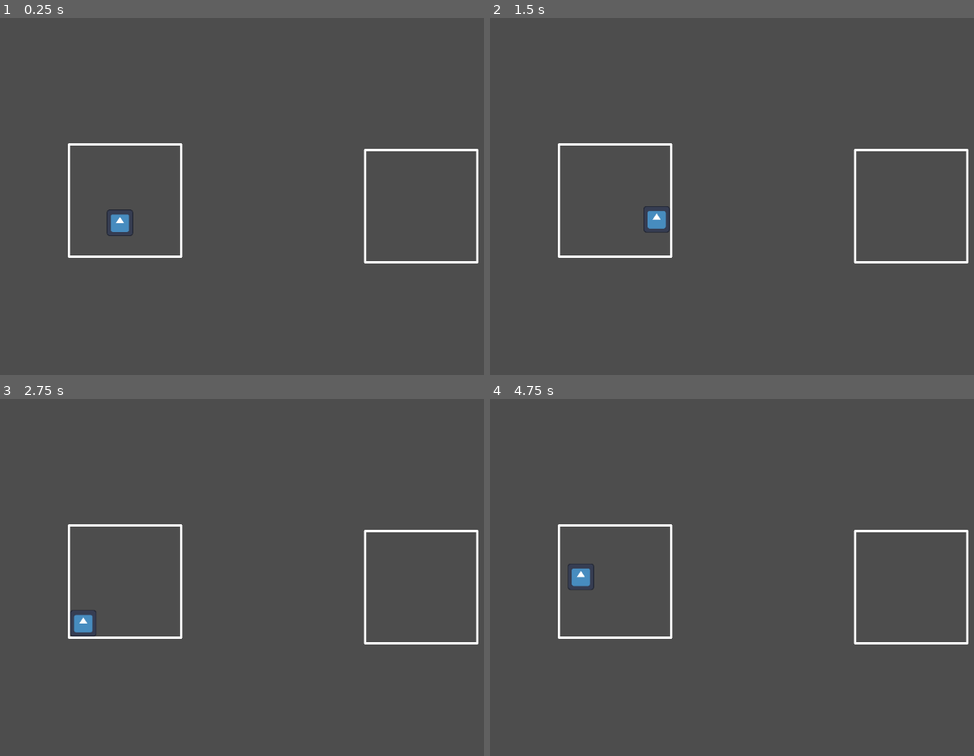
Above: before the commit, frames 1-4 (two rows, left to right).
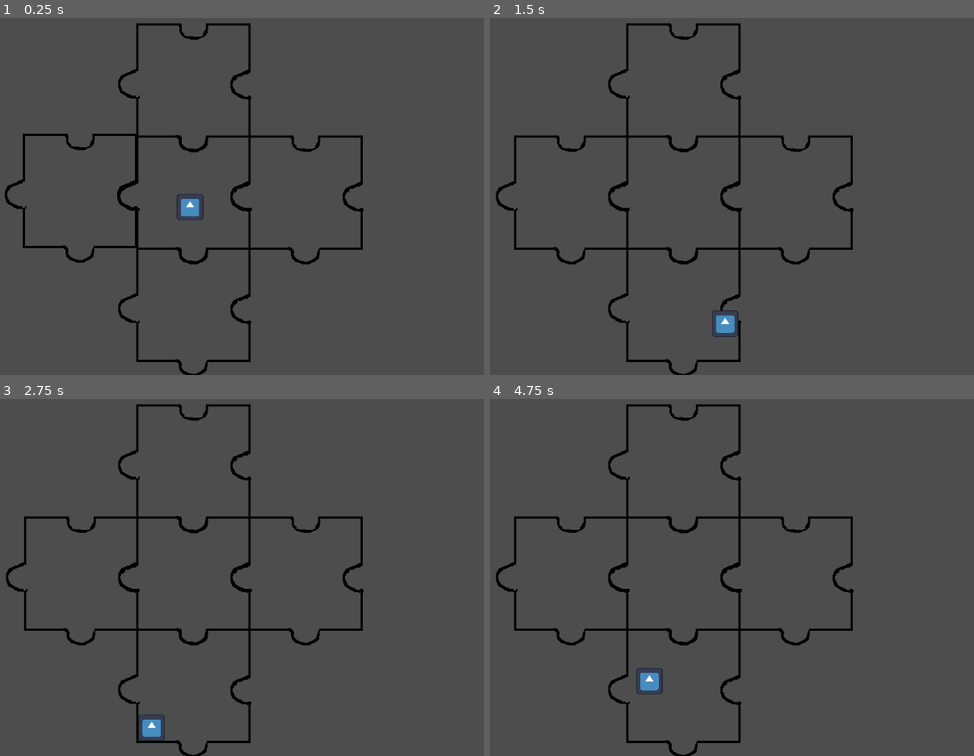
Above: after the commit, the same moments.

Repository: Psonbre/WonderJam2024
Game: Godot game, scene res://Scenes/game.tscn
The game is run twice, just before and just after one commit, with the same random seed, the same clock (stepped at 60 frames per second) and the same inputs. The engine's default icon, where the game draws it, is replaced by a stand-in: a white triangle on a blue panel in a dark square.
Inputs (mouse positions are in pixels of both pictures, inside the frame that each line leads up to):
- Up to frame 1 (0.25 s): no input
- Up to frame 2 (1.5 s): move the mouse to (615, 200) at 0.52 s; hold D (Right) from 0.53 s (still down); click (615, 200) at 0.6 s; tap Space (Jump) at 0.77 s; move the mouse to (911, 207) at 1.27 s; click (911, 207) at 1.35 s
- Up to frame 3 (2.75 s): tap Space (Jump) at 1.52 s; tap Enter at 2 s; move the mouse to (271, 495) at 2.02 s; release D (Right) at 2.03 s; hold A (Left) from 2.03 s (still down); click (271, 495) at 2.1 s
- Up to frame 4 (4.75 s): move the mouse to (664, 645) at 2.77 s; release A (Left) at 2.78 s; hold D (Right) 2.78-4.28 s; click (664, 645) at 2.85 s; tap Space (Jump) at 3.02, 3.77, 4.25, 4.52 s; move the mouse to (886, 627) at 3.52 s; click (886, 627) at 3.6 s; move the mouse to (499, 520) at 4.27 s; hold A (Left) from 4.28 s (still down); click (499, 520) at 4.35 s

The runs differ from the first frame. In frame 1, 5.1% of the frame differs, in the area x 1-99%, y 1-100%; in frame 2, 5.0%; in frame 3, 5.1%; in frame 4, 5.1%.

Commit message:
basic connections done

Diff:
--- a/Scenes/Background.tscn
+++ b/Scenes/Background.tscn
@@ -1,9 +1,6 @@
-[gd_scene load_steps=4 format=4 uid="uid://cngghdh6vmojs"]
-
-[ext_resource type="Texture2D" path="res://Assets/woodTexture.png" id="1_kmhe8"]
+[gd_scene load_steps=3 format=4 uid="uid://cngghdh6vmojs"]
 
 [sub_resource type="TileSetAtlasSource" id="TileSetAtlasSource_xfgim"]
-texture = ExtResource("1_kmhe8")
 texture_region_size = Vector2i(32, 32)
 0:0/0 = 0
 
--- a/Scenes/PuzzlePiece.tscn
+++ b/Scenes/PuzzlePiece.tscn
@@ -1,15 +1,25 @@
-[gd_scene load_steps=7 format=3 uid="uid://myxxv60jcpcy"]
+[gd_scene load_steps=12 format=3 uid="uid://myxxv60jcpcy"]
 
 [ext_resource type="Script" path="res://Scripts/puzzle_piece.gd" id="1_rmpnu"]
+[ext_resource type="Texture2D" uid="uid://78fcpax4ltua" path="res://Assets/Jigsaw.png" id="2_4xsa1"]
 
 [sub_resource type="RectangleShape2D" id="RectangleShape2D_812v4"]
 size = Vector2(204, 204)
 
-[sub_resource type="RectangleShape2D" id="RectangleShape2D_1x6ai"]
+[sub_resource type="RectangleShape2D" id="RectangleShape2D_ym7pf"]
 size = Vector2(2, 20)
 
-[sub_resource type="RectangleShape2D" id="RectangleShape2D_qi8qm"]
+[sub_resource type="RectangleShape2D" id="RectangleShape2D_mughw"]
+size = Vector2(2, 20)
+
+[sub_resource type="RectangleShape2D" id="RectangleShape2D_i716b"]
 size = Vector2(20, 2)
+
+[sub_resource type="RectangleShape2D" id="RectangleShape2D_1622a"]
+size = Vector2(20, 2)
+
+[sub_resource type="RectangleShape2D" id="RectangleShape2D_1x6ai"]
+size = Vector2(6.4, 7)
 
 [sub_resource type="Gradient" id="Gradient_gbxod"]
 offsets = PackedFloat32Array(0.0134228)
@@ -19,53 +29,48 @@
 gradient = SubResource("Gradient_gbxod")
 width = 1
 
+[sub_resource type="RectangleShape2D" id="RectangleShape2D_qi8qm"]
+size = Vector2(10, 4.15)
+
 [node name="Area2D" type="Area2D" groups=["PuzzlePieces"]]
 script = ExtResource("1_rmpnu")
 
 [node name="CollisionShape2D" type="CollisionShape2D" parent="."]
 shape = SubResource("RectangleShape2D_812v4")
 
-[node name="PuzzlePiece" type="Line2D" parent="."]
+[node name="PuzzlePiece" type="Node2D" parent="."]
 scale = Vector2(10, 10)
-points = PackedVector2Array(10, -10, -10, -10, -10, 10, 10, 10)
-closed = true
-width = 0.42
-joint_mode = 2
-end_cap_mode = 2
 
 [node name="LeftCollider" type="StaticBody2D" parent="PuzzlePiece"]
 
 [node name="CollisionShape2D" type="CollisionShape2D" parent="PuzzlePiece/LeftCollider"]
 position = Vector2(-10.8, 0)
 scale = Vector2(1, 1)
-shape = SubResource("RectangleShape2D_1x6ai")
+shape = SubResource("RectangleShape2D_ym7pf")
 
 [node name="RightCollider" type="StaticBody2D" parent="PuzzlePiece"]
 
 [node name="CollisionShape2D" type="CollisionShape2D" parent="PuzzlePiece/RightCollider"]
 position = Vector2(10.8, 0)
-scale = Vector2(1, 1)
-shape = SubResource("RectangleShape2D_1x6ai")
+shape = SubResource("RectangleShape2D_mughw")
 
 [node name="TopCollider" type="StaticBody2D" parent="PuzzlePiece"]
 
 [node name="CollisionShape2D" type="CollisionShape2D" parent="PuzzlePiece/TopCollider"]
 position = Vector2(0, -10.8)
-shape = SubResource("RectangleShape2D_qi8qm")
+shape = SubResource("RectangleShape2D_i716b")
 
 [node name="BottomCollider" type="StaticBody2D" parent="PuzzlePiece"]
 position = Vector2(0, 20)
 
 [node name="CollisionShape2D" type="CollisionShape2D" parent="PuzzlePiece/BottomCollider"]
 position = Vector2(0, -9.2)
-scale = Vector2(1, 1)
-shape = SubResource("RectangleShape2D_qi8qm")
+shape = SubResource("RectangleShape2D_1622a")
 
 [node name="LeftBound" type="Area2D" parent="PuzzlePiece"]
-scale = Vector2(1, 1)
 
 [node name="CollisionShape2D" type="CollisionShape2D" parent="PuzzlePiece/LeftBound"]
-position = Vector2(-10.8, 0)
+position = Vector2(-11.1, 0.8)
 scale = Vector2(1, 1)
 shape = SubResource("RectangleShape2D_1x6ai")
 
@@ -78,8 +83,7 @@
 [node name="RightBound" type="Area2D" parent="PuzzlePiece"]
 
 [node name="CollisionShape2D" type="CollisionShape2D" parent="PuzzlePiece/RightBound"]
-position = Vector2(10.8, 0)
-scale = Vector2(1, 1)
+position = Vector2(8.7, 0.7)
 shape = SubResource("RectangleShape2D_1x6ai")
 
 [node name="Sprite2D" type="Sprite2D" parent="PuzzlePiece/RightBound"]
@@ -91,7 +95,8 @@
 [node name="TopBound" type="Area2D" parent="PuzzlePiece"]
 
 [node name="CollisionShape2D" type="CollisionShape2D" parent="PuzzlePiece/TopBound"]
-position = Vector2(0, -10.8)
+position = Vector2(0, -9.25)
+scale = Vector2(1, 1)
 shape = SubResource("RectangleShape2D_qi8qm")
 
 [node name="Sprite2D" type="Sprite2D" parent="PuzzlePiece/TopBound"]
@@ -104,7 +109,7 @@
 position = Vector2(0, 20)
 
 [node name="CollisionShape2D" type="CollisionShape2D" parent="PuzzlePiece/BottomBound"]
-position = Vector2(0, -9.2)
+position = Vector2(0, -8.675)
 scale = Vector2(1, 1)
 shape = SubResource("RectangleShape2D_qi8qm")
 
@@ -114,7 +119,12 @@
 scale = Vector2(4.85, 4.85)
 texture = SubResource("GradientTexture1D_7pyhj")
 
-[node name="Content" type="Node2D" parent="PuzzlePiece"]
+[node name="Content" type="Node2D" parent="PuzzlePiece" groups=["PuzzlePieceContent"]]
+
+[node name="Sprite2D" type="Sprite2D" parent="PuzzlePiece"]
+z_index = -1
+scale = Vector2(0.11, 0.11)
+texture = ExtResource("2_4xsa1")
 
 [connection signal="body_entered" from="." to="." method="_on_body_entered"]
 [connection signal="body_exited" from="." to="." method="_on_body_exited"]
--- a/Scenes/game.tscn
+++ b/Scenes/game.tscn
@@ -9,18 +9,39 @@
 anchor_mode = 0
 
 [node name="PuzzlePiece" parent="." instance=ExtResource("3_gvsjr")]
-position = Vector2(433, 337)
-left_connection_slot = -2
+position = Vector2(345, 319)
+left_connection_slot = 1
 right_connection_slot = -1
-top_connection_slot = -2
-bottom_connection_slot = -2
+top_connection_slot = -1
+bottom_connection_slot = 1
 
 [node name="PuzzlePiece2" parent="." instance=ExtResource("3_gvsjr")]
-position = Vector2(961, 347)
+position = Vector2(553, 320)
 left_connection_slot = 1
-right_connection_slot = -2
-top_connection_slot = -2
-bottom_connection_slot = -2
+right_connection_slot = -1
+top_connection_slot = -1
+bottom_connection_slot = 1
+
+[node name="PuzzlePiece3" parent="." instance=ExtResource("3_gvsjr")]
+position = Vector2(552, 113)
+left_connection_slot = 1
+right_connection_slot = -1
+top_connection_slot = -1
+bottom_connection_slot = 1
+
+[node name="PuzzlePiece4" parent="." instance=ExtResource("3_gvsjr")]
+position = Vector2(762, 322)
+left_connection_slot = 1
+right_connection_slot = -1
+top_connection_slot = -1
+bottom_connection_slot = 1
+
+[node name="PuzzlePiece5" parent="." instance=ExtResource("3_gvsjr")]
+position = Vector2(555, 523)
+left_connection_slot = 1
+right_connection_slot = -1
+top_connection_slot = -1
+bottom_connection_slot = 1
 
 [node name="Player" parent="." instance=ExtResource("2_senh7")]
-position = Vector2(424, 348)
+position = Vector2(549, 320)
--- a/Scripts/player.gd
+++ b/Scripts/player.gd
@@ -4,6 +4,7 @@
 
 const SPEED = 300.0
 const JUMP_VELOCITY = -400.0
+var overlapping_pieces = []
 
 
 func _physics_process(delta):
@@ -24,3 +25,22 @@
 		velocity.x = move_toward(velocity.x, 0, SPEED)
 
 	move_and_slide()
+
+	if overlapping_pieces.size() > 0 :
+		var closest_piece = null
+		var min_distance = INF
+		for piece in overlapping_pieces:
+			var distance = position.distance_to(piece.position)
+			if distance < min_distance:
+				min_distance = distance
+				closest_piece = piece
+		if closest_piece != null && (get_parent().get_parent().get_parent() == null || closest_piece != get_parent().get_node("../..")):
+			reparent(closest_piece.get_node("PuzzlePiece/Content"))
+
+func add_overlapping_piece(piece : PuzzlePiece):
+	if piece not in overlapping_pieces:
+		overlapping_pieces.push_back(piece)
+
+func remove_overlapping_piece(piece : PuzzlePiece):
+	if piece in overlapping_pieces:
+		overlapping_pieces.remove_at(overlapping_pieces.find(piece))
--- a/Scripts/puzzle_piece.gd
+++ b/Scripts/puzzle_piece.gd
@@ -7,15 +7,17 @@
 @export var top_connection_slot := 0
 @export var bottom_connection_slot := 0
 
-var can_connect_left := false
-var can_connect_right := false
-var can_connect_top := false
-var can_connect_bottom := false
+@onready var left_bound = $PuzzlePiece/LeftBound
+@onready var right_bound = $PuzzlePiece/RightBound
+@onready var top_bound = $PuzzlePiece/TopBound
+@onready var bottom_bound = $PuzzlePiece/BottomBound
+@onready var sprite = $PuzzlePiece/Sprite2D
+
+var has_attempted_connection_this_tick := false
 
 var is_connected_left := false :
 	set(value):
 		$PuzzlePiece/LeftCollider/CollisionShape2D.disabled = value
-		print($PuzzlePiece/LeftCollider/CollisionShape2D.disabled)
 var is_connected_right := false :
 	set(value):
 		$PuzzlePiece/RightCollider/CollisionShape2D.disabled = value
@@ -32,15 +34,18 @@
 var default_scale := Vector2(1.0, 1.0)
 
 var valid_drop := false
-var start_drag := Vector2.ZERO
+var start_drag_position := Vector2.ZERO
 
 func _ready():
 	default_scale = scale
+	await get_tree().physics_frame
+	await get_tree().physics_frame
+	attempt_connection()
 
 func _process(delta):
 	if Input.is_action_just_pressed("Click") and is_hovering:
 		start_dragging()
-	elif Input.is_action_just_released("Click"):
+	elif Input.is_action_just_released("Click") and is_hovering and is_dragging:
 		stop_dragging()
 
 	if is_dragging:
@@ -48,62 +53,107 @@
 		var distance = target_position - global_position
 		velocity = distance * drag_speed * delta
 		global_position += velocity
+		scale = scale.move_toward(default_scale * 1.1, 0.6 * delta)
+		if velocity.length() > 0:
+			var tilt_angle = velocity.x
+			var max_tilt = deg_to_rad(10)
+			tilt_angle = clamp(tilt_angle, -max_tilt, max_tilt)
+			rotation = move_toward(rotation, tilt_angle, deg_to_rad(5) * delta * velocity.length())
+
+	else:
+		scale = scale.move_toward(default_scale, 2 * delta)
+
+	has_attempted_connection_this_tick = false
 
 func start_dragging():
-	scale *= 1.1
-	start_drag = position
+	sprite.z_index = 10
+	start_drag_position = position
 	is_dragging = true
 	set_puzzle_piece_collisions_to_foreground(true)
 	for node in $PuzzlePiece/Content.get_children(false):
 		set_collisions_to_foreground(node, true)
-
+	attempt_connection()
 	for piece in get_tree().get_nodes_in_group("PuzzlePieces"):
-		piece.update_connection_availability(self, false)
+		if piece != self : piece.attempt_connection()
 
 func stop_dragging():
-	attempt_connection()
-	scale = default_scale
+	sprite.z_index = -1
 	is_dragging = false
 	set_puzzle_piece_collisions_to_foreground(false)
 	for node in $PuzzlePiece/Content.get_children(true):
 		set_collisions_to_foreground(node, false)
-
+	for area in get_overlapping_areas():
+		print(area)
+	attempt_connection()
 	for piece in get_tree().get_nodes_in_group("PuzzlePieces"):
-		piece.update_connection_availability(self, true)
+		if piece != self : piece.attempt_connection()
 
 func attempt_connection():
-	if is_dragging:
-		var other_piece
+	if is_dragging : return
+	if has_attempted_connection_this_tick: return
+	has_attempted_connection_this_tick = true
+	var other_piece
+	is_connected_bottom = false
+	is_connected_left = false
+	is_connected_right = false
+	is_connected_top = false
 
-		other_piece = get_first_valid_overlap_in_bound($PuzzlePiece/LeftBound, "right")
-		if other_piece != null :
-			position = other_piece.position - Vector2(-200, 0)
-			is_connected_left = true
-			other_piece.is_connected_right = true
-			return
+	# Check left bound
+	other_piece = get_first_valid_overlap_in_bound(left_bound, "right")
+	if other_piece != null && !other_piece.is_dragging:
+		position = other_piece.position - Vector2(-200, 0)
+		is_connected_left = true
+		other_piece.is_connected_right = true
+		scale = default_scale
+		rotation = 0
+		if has_node("PuzzlePiece/Content/Player"):
+			get_node("PuzzlePiece/Content/Player").global_rotation = 0
 
-		other_piece = get_first_valid_overlap_in_bound($PuzzlePiece/RightBound, "left")
-		if other_piece != null :
-			position = other_piece.position - Vector2(200, 0)
-			is_connected_right = true
-			other_piece.is_connected_left = true
-			return
+	# Check right bound
+	other_piece = get_first_valid_overlap_in_bound(right_bound, "left")
+	if other_piece != null && !other_piece.is_dragging:
+		position = other_piece.position - Vector2(200, 0)
+		is_connected_right = true
+		other_piece.is_connected_left = true
+		scale = default_scale
+		rotation = 0
+		if has_node("PuzzlePiece/Content/Player"):
+			get_node("PuzzlePiece/Content/Player").global_rotation = 0
 
-		if other_piece == null:
-			position = start_drag
+	# Check top bound
+	other_piece = get_first_valid_overlap_in_bound(top_bound, "bottom")
+	if other_piece != null && !other_piece.is_dragging:
+		position = other_piece.position - Vector2(0, -200)
+		is_connected_top = true
+		other_piece.is_connected_bottom = true
+		scale = default_scale
+		rotation = 0
+		if has_node("PuzzlePiece/Content/Player"):
+			get_node("PuzzlePiece/Content/Player").global_rotation = 0
+
+	# Check bottom bound
+	other_piece = get_first_valid_overlap_in_bound(bottom_bound, "top")
+	if other_piece != null && !other_piece.is_dragging:
+		position = other_piece.position - Vector2(0, 200)
+		is_connected_bottom = true
+		other_piece.is_connected_top = true
+		scale = default_scale
+		rotation = 0
+		if has_node("PuzzlePiece/Content/Player"):
+			get_node("PuzzlePiece/Content/Player").global_rotation = 0
 
 func get_first_valid_overlap_in_bound(bound : Area2D, compatible_side : String):
 	var overlapping_areas = bound.get_overlapping_areas()
 	for area in overlapping_areas:
 		var puzzle_piece = area.get_node("../..")
-		if puzzle_piece is PuzzlePiece:
-			if compatible_side == "left" && puzzle_piece.can_connect_left:
+		if puzzle_piece is PuzzlePiece && puzzle_piece != self:
+			if compatible_side == "left" && !puzzle_piece.is_connected_left && right_connection_slot + puzzle_piece.left_connection_slot == 0:
 				return puzzle_piece
-			if compatible_side == "right" && puzzle_piece.can_connect_right:
+			if compatible_side == "right" && !puzzle_piece.is_connected_right && left_connection_slot + puzzle_piece.right_connection_slot == 0:
 				return puzzle_piece
-			if compatible_side == "top" && puzzle_piece.can_connect_top:
+			if compatible_side == "top" && !puzzle_piece.is_connected_top && bottom_connection_slot + puzzle_piece.top_connection_slot == 0:
 				return puzzle_piece
-			if compatible_side == "down" && puzzle_piece.can_connect_down:
+			if compatible_side == "bottom" && !puzzle_piece.is_connected_bottom && top_connection_slot + puzzle_piece.bottom_connection_slot == 0:
 				return puzzle_piece
 	return null
 
@@ -113,51 +163,18 @@
 func _on_mouse_exited():
 	is_hovering = false
 
-func update_connection_availability(other_piece: PuzzlePiece, hide_all : bool):
-	if other_piece == self : return
-
-	can_connect_bottom = false
-	can_connect_top = false
-	can_connect_right = false
-	can_connect_left = false
-
-	if !hide_all:
-		if !is_connected_right:
-			if other_piece.left_connection_slot + right_connection_slot == 0:
-				can_connect_right = true
-		if !is_connected_left:
-			if other_piece.right_connection_slot + left_connection_slot == 0:
-				can_connect_left = true
-		if !is_connected_bottom:
-			if other_piece.top_connection_slot + bottom_connection_slot == 0:
-				can_connect_bottom = true
-		if !is_connected_top:
-			if other_piece.bottom_connection_slot + top_connection_slot == 0:
-				can_connect_top = true
-
-	$PuzzlePiece/LeftBound/Sprite2D.visible = can_connect_left
-	$PuzzlePiece/BottomBound/Sprite2D.visible = can_connect_bottom
-	$PuzzlePiece/RightBound/Sprite2D.visible = can_connect_right
-	$PuzzlePiece/TopBound/Sprite2D.visible = can_connect_top
-
-
-func _on_body_entered(body):
-	if body is Player and body.get_parent() != $PuzzlePiece/Content:
-		call_deferred("deferred_reparent", body, $PuzzlePiece/Content)
-
-func _on_body_exited(body):
-	if body is Player and body.get_parent() == $PuzzlePiece/Content:
-		call_deferred("deferred_reparent", body, get_tree().root)
-
-func deferred_reparent(body, new_parent):
-	body.reparent(new_parent)
-
 func set_puzzle_piece_collisions_to_foreground(foreground : bool):
 	set_collisions_to_foreground(self, foreground)
 	set_collisions_to_foreground($PuzzlePiece/LeftCollider, foreground)
 	set_collisions_to_foreground($PuzzlePiece/RightCollider, foreground)
 	set_collisions_to_foreground($PuzzlePiece/TopCollider, foreground)
 	set_collisions_to_foreground($PuzzlePiece/BottomCollider, foreground)
+
+	if foreground:
+		is_connected_right = false
+		is_connected_bottom = false
+		is_connected_left = false
+		is_connected_top = false
 
 func set_collisions_to_foreground(node : CollisionObject2D, foreground : bool):
 	node = node as CollisionObject2D
@@ -166,3 +183,11 @@
 	node.set_collision_layer_value(1, !foreground)
 	node.set_collision_mask_value(4, foreground)
 	node.set_collision_mask_value(1, !foreground)
+
+func _on_body_entered(player):
+	if(player is Player && player.get_parent() != self):
+		player.add_overlapping_piece(self)
+
+func _on_body_exited(player):
+	if(player is Player):
+		player.remove_overlapping_piece(self)
--- a/project.godot
+++ b/project.godot
@@ -27,6 +27,7 @@
 [global_group]
 
 PuzzlePieces=""
+PuzzlePieceContent=""
 
 [input]
 
@@ -51,3 +52,7 @@
 "events": [Object(InputEventMouseButton,"resource_local_to_scene":false,"resource_name":"","device":-1,"window_id":0,"a …(253 unchanged characters)…
 ]
 }
+
+[rendering]
+
+textures/canvas_textures/default_texture_filter=0
Binary file added: Assets/Jigsaw.png
Not shown, added: Assets/Jigsaw.png.import
